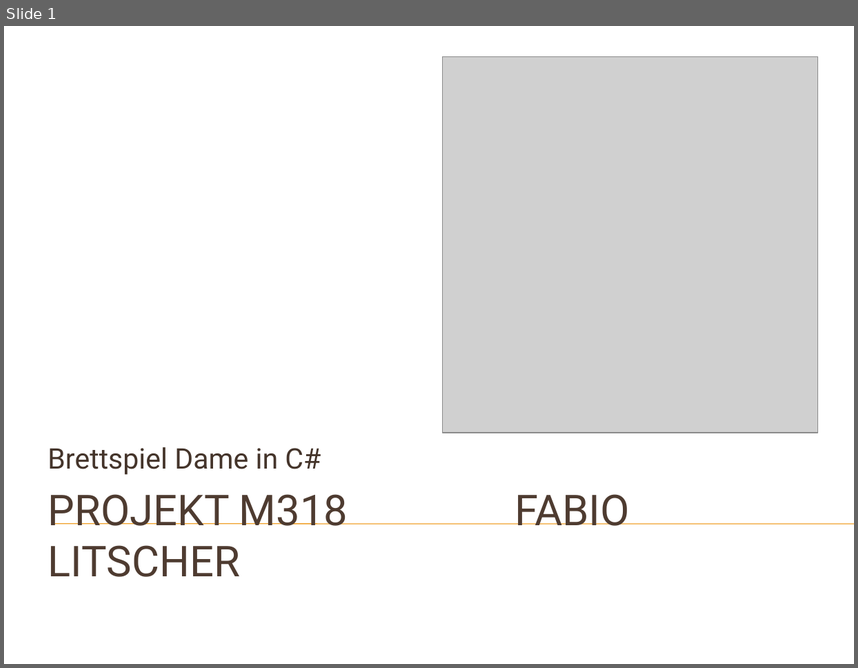
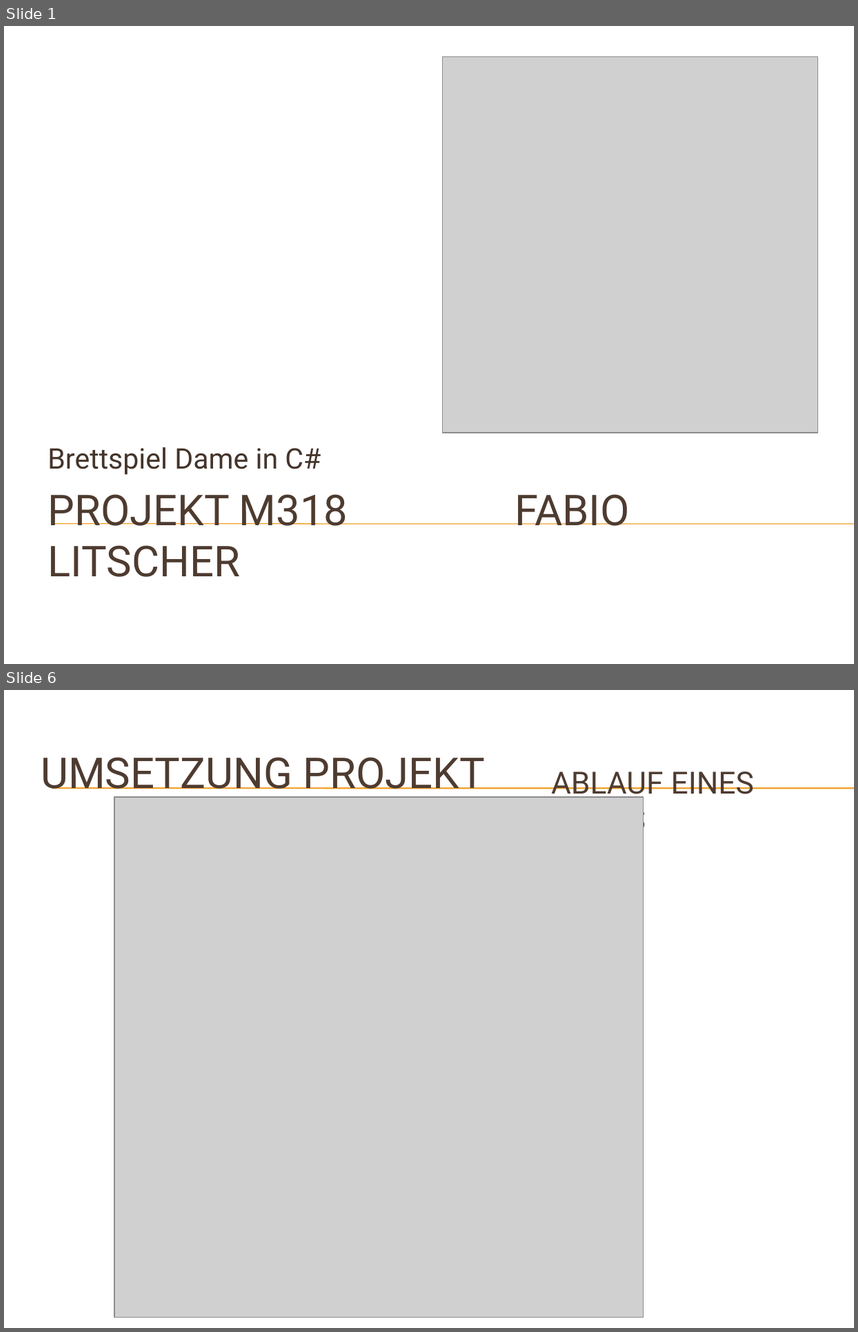
Before and after one commit to fabio-litscher/M318_Dame, a slide deck: Note 3-2/Dame_fabio_litscher.pptx. Shown one above the other, each under a label of ours: slide 1 before the commit, slides 1 and 6 after it; the slides between them are not shown. The pictures are 858x668 and 858x1332 pixels, drawn with LibreOffice and Linux fonts; fonts in the diff are those of the drawing; grey boxes stand for pictures; background and template pictures are left out. Boxes give left, top, right and bottom in pixels: in the first picture for what was removed or moved away, otherwise in the second. Text is boxed around its words. In the diff, an @@ line names an element or a change of style, - is before the commit and + after.

```diff
--- a/Note 3-2/Dame_fabio_litscher.pptx
+++ b/Note 3-2/Dame_fabio_litscher.pptx
@@ slide 6 added at [4, 690, 854, 1328], background picture (left out) @@
@@ title added at [41, 757, 485, 798], 36 pt, text #4E3B30 @@
+UMSETZUNG PROJEKT
@@ text added at [551, 771, 754, 838], 25.9 pt, text #4E3B30 @@
+ABLAUF EINES ZUGES
@@ line added from (52, 788) to (854, 788), #F0A22E 0.75 pt @@
@@ line added from (52, 789) to (854, 789), #F0A22E 0.75 pt @@
@@ picture added at [114, 797, 643, 1317] @@
```
Also in this commit, not shown: 2 slides changed, 7 other slides added, 2 slides removed, 6 other files.
